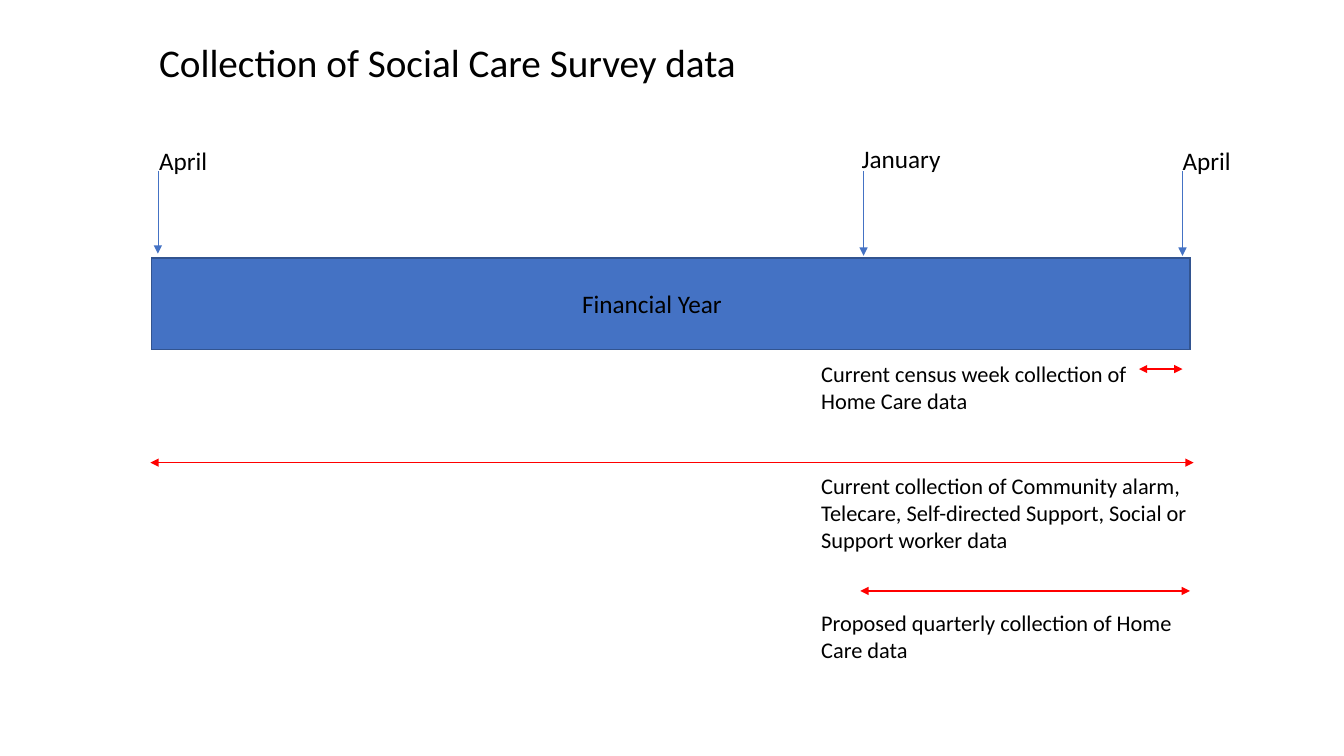
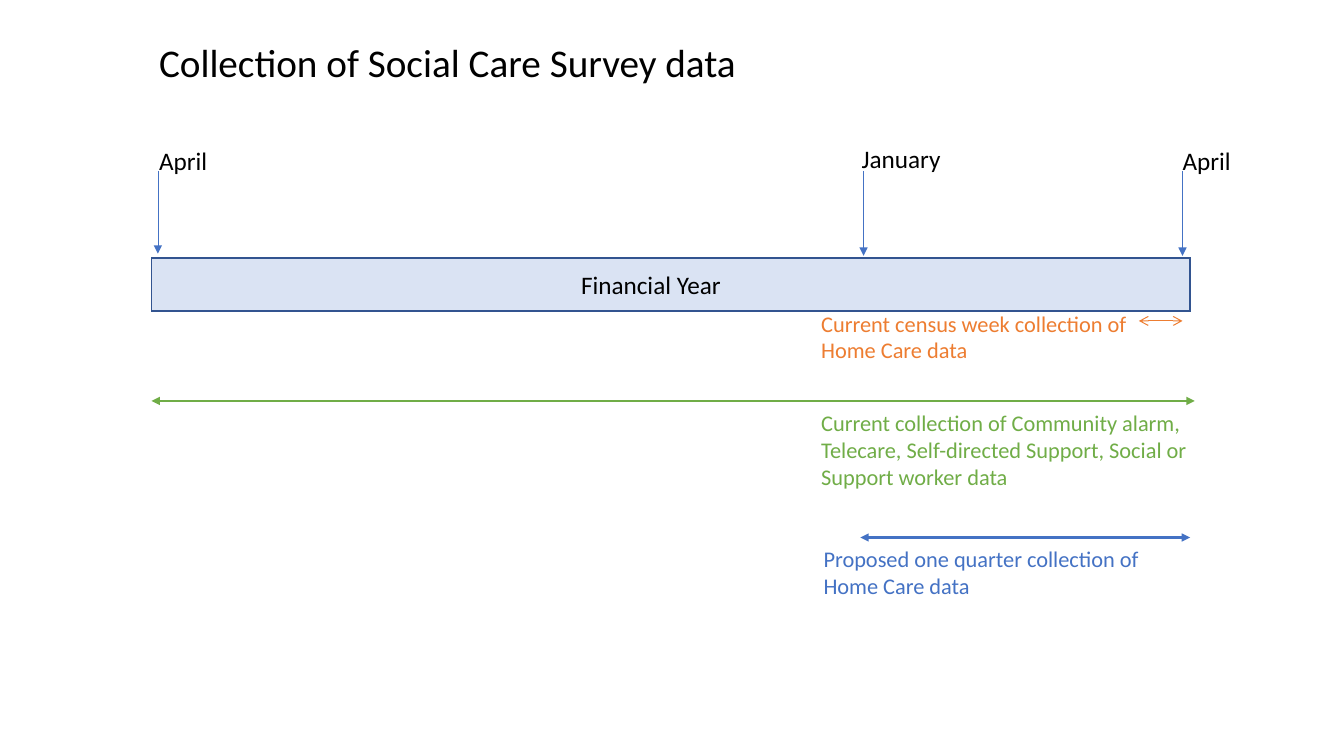
Before and after one commit to davidhen/thesis_rmd, a slide deck: slide 1 of figures/chapter-renf/SCS-collection.pptx. Drawn at 1344x756 pixels with LibreOffice and Linux fonts; fonts in the diff are those of the drawing. Boxes give left, top, right and bottom in pixels: in the first picture for what was removed or moved away, otherwise in the second. Text is boxed around its words. In the diff, an @@ line names an element or a change of style, - is before the commit and + after.

```diff
--- a/figures/chapter-renf/SCS-collection.pptx
+++ b/figures/chapter-renf/SCS-collection.pptx
@@ rectangle resized from (x1=151, y1=258, x2=1190, y2=350) to (x1=151, y1=258, x2=1190, y2=312) @@
@@ rectangle at (x1=151, y1=258, x2=1190, y2=312): fill #4472C4 to #DAE3F3 @@
@@ text "Financial Year" moved from (x1=582, y1=295, x2=722, y2=313) to (x1=581, y1=276, x2=721, y2=294) @@
@@ text "Current census week collection of" moved from (x1=821, y1=366, x2=1127, y2=409) to (x1=821, y1=316, x2=1127, y2=358) @@
@@ text "Current census week collection of" at (x1=821, y1=316, x2=1127, y2=358): text colour #000000 to #ED7D31 @@
@@ double arrow moved from (1139, 369) - (1183, 369) to (1139, 321) - (1183, 321) @@
@@ double arrow (1139, 321) - (1183, 321): stroke #FF0000 1.25 pt to #ED7D31 0.75 pt; arrowheads changed @@
@@ double arrow moved from (150, 463) - (1194, 463) to (151, 401) - (1195, 401) @@
@@ double arrow (151, 401) - (1195, 401): stroke #FF0000 1 pt to #70AD47 1.5 pt @@
@@ text "Current collection of Community alarm," moved from (x1=821, y1=478, x2=1187, y2=552) to (x1=821, y1=415, x2=1187, y2=489) @@
@@ text "Current collection of Community alarm," at (x1=821, y1=415, x2=1187, y2=489): text colour #000000 to #70AD47 @@
@@ double arrow moved from (860, 591) - (1191, 591) to (860, 537) - (1191, 537) @@
@@ double arrow (860, 537) - (1191, 537): stroke #FF0000 1 pt to #4472C4 1.5 pt @@
@@ text at (x1=824, y1=551, x2=1139, y2=594): text changed; text colour #000000 to #4472C4 @@
-Proposed quarterly collection of Home Care data
+Proposed one quarter collection of Home Care data
```
Also in this commit, not shown: 11 other files.
